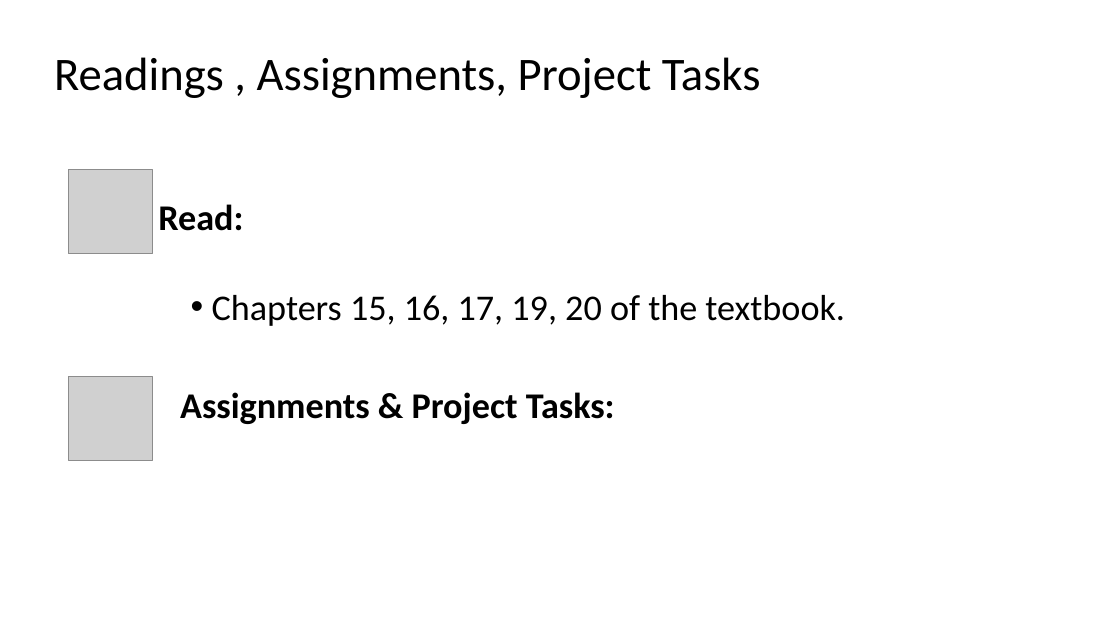
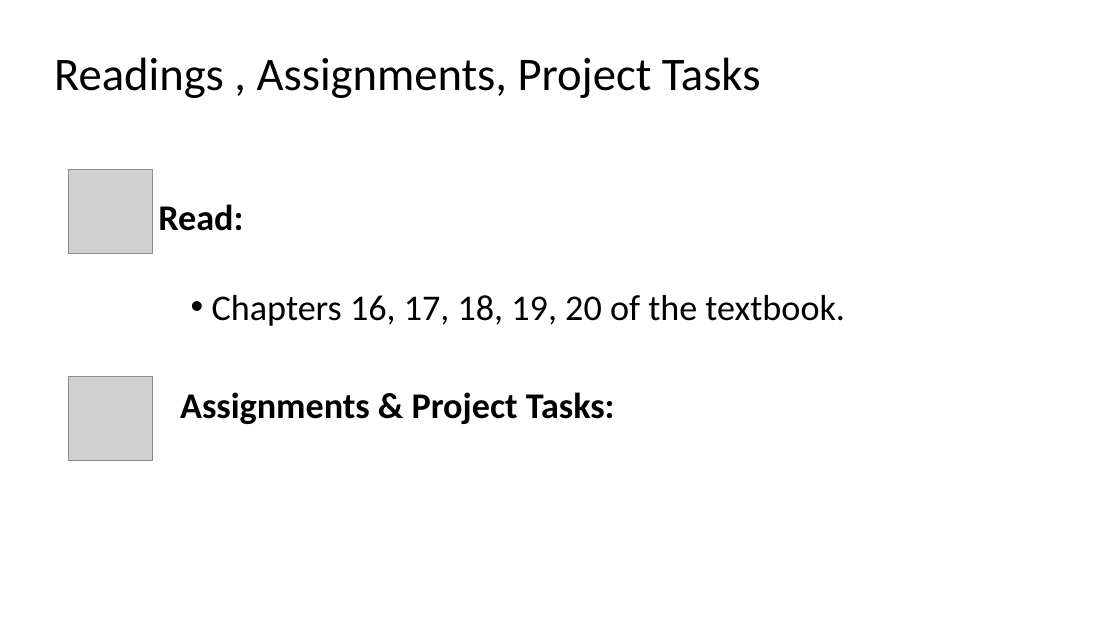
Before and after one commit to kthanasi-git/SW_Engineering, a slide deck: slide 40 of SOFTWARE ENGINEERING/SLIDES/15-Black Box Testing.pptx (slide 37 before the commit). Drawn at 1120x630 pixels with LibreOffice and Linux fonts; fonts in the diff are those of the drawing; grey boxes stand for pictures. Boxes give left, top, right and bottom in pixels: in the first picture for what was removed or moved away, otherwise in the second. Text is boxed around its words. In the diff, an @@ line names an element or a change of style, - is before the commit and + after.

Commit message:
Lecture 15 and 16

```diff
--- a/SOFTWARE ENGINEERING/SLIDES/15-Black Box Testing.pptx
+++ b/SOFTWARE ENGINEERING/SLIDES/15-Black Box Testing.pptx
@@ text at bbox=[212, 295, 845, 326]: text changed @@
-    • Chapters 15, 16, 17, 19, 20 of the textbook.
+    • Chapters 16, 17, 18, 19, 20 of the textbook.
```
Also in this commit, not shown: 2 other slides changed, 3 slides added, 6 other files.
